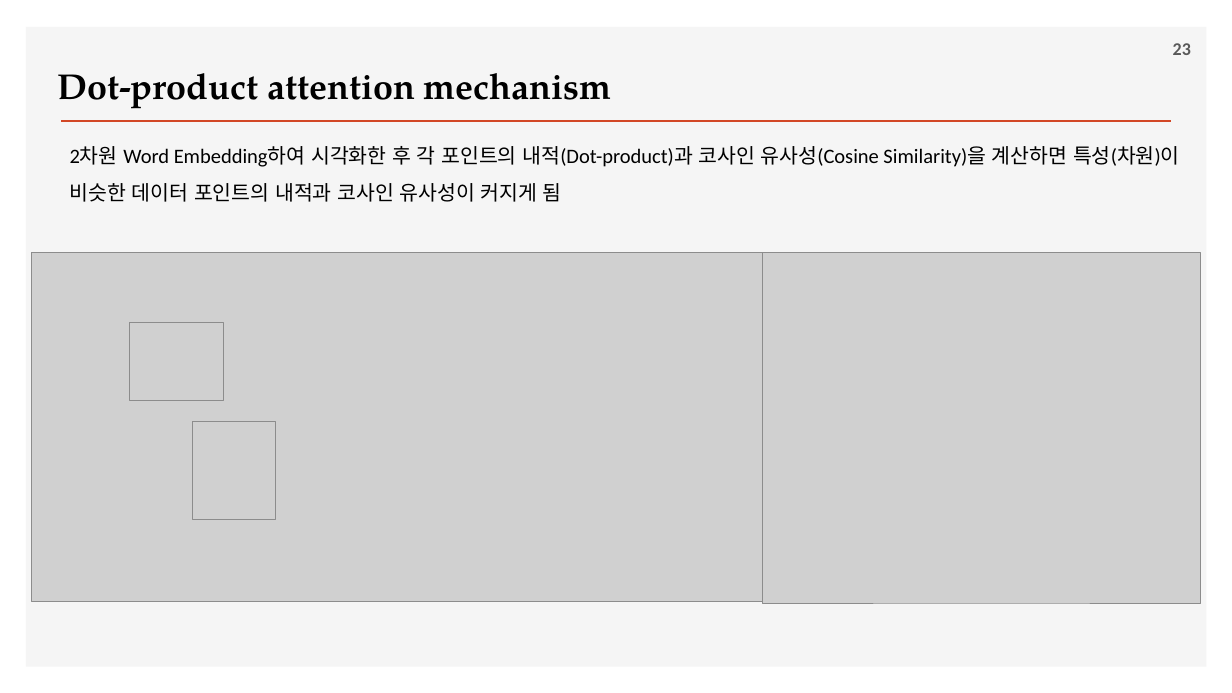
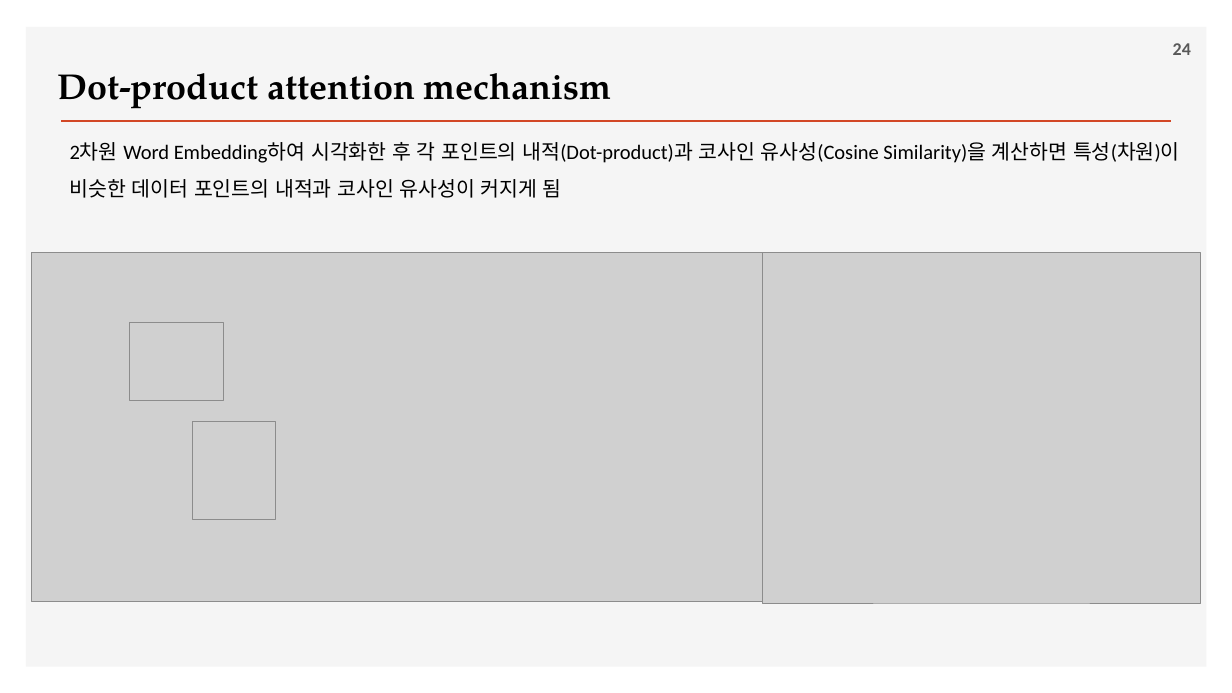
Before and after one commit to ancestor9/2026_Fall_Deep-Learning-with-Python, a slide deck: slide 24 of Chapter 15 Language models and the Transformer.pptx (slide 23 before the commit). Drawn at 1232x693 pixels with LibreOffice and Linux fonts; fonts in the diff are those of the drawing; grey boxes stand for pictures; background and template pictures are left out. Boxes give left, top, right and bottom in pixels: in the first picture for what was removed or moved away, otherwise in the second. Text is boxed around its words. In the diff, an @@ line names an element or a change of style, - is before the commit and + after.

```diff
--- a/Chapter 15 Language models and the Transformer.pptx
+++ b/Chapter 15 Language models and the Transformer.pptx
@@ page number at (1173, 43, 1191, 55): text changed @@
-23
+24
@@ text "2차원 Word Embedding하여 시각화한 후 ...": place and size @@
-text "2차원 Word Embedding하여 시각화한 후 ..." at (70, 146, 1180, 202)
+text "2차원 Word Embedding하여 시각화한 후 ..." at (70, 142, 1180, 198)
```
Also in this commit, not shown: 12 other slides changed, 2 slides added, 1 slide removed.
